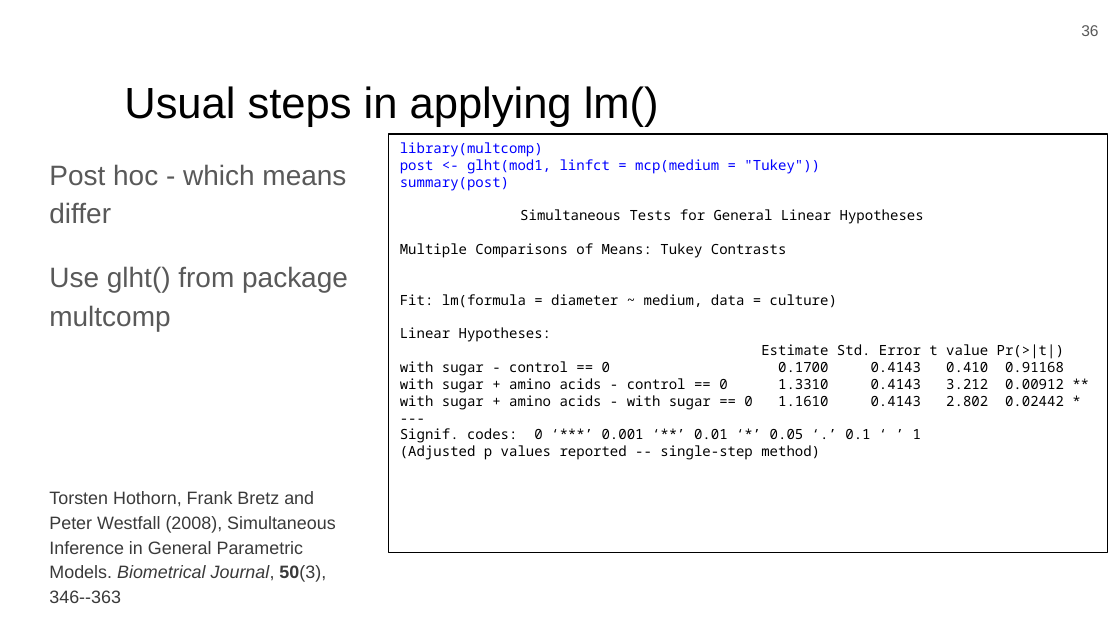
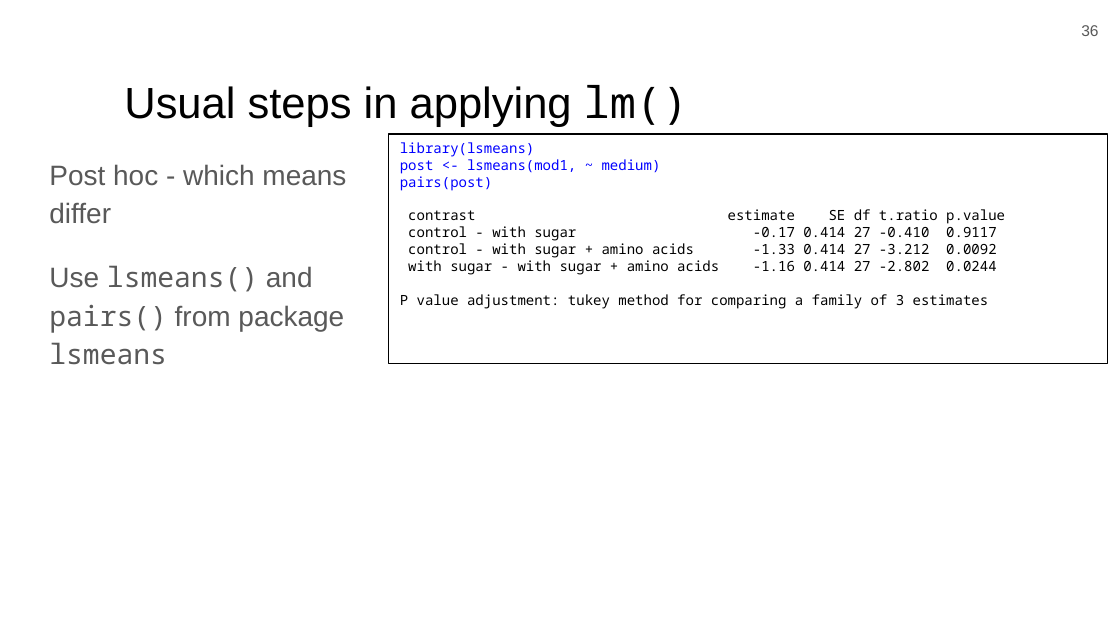
Before and after one commit to 3mmaRand/58I_quant_and_comp_2019, a slide deck: slide 36 of slides/introduction_2019.pptx. Drawn at 1120x630 pixels with LibreOffice and Linux fonts; fonts in the diff are those of the drawing; background and template pictures are left out. Boxes give left, top, right and bottom in pixels: in the first picture for what was removed or moved away, otherwise in the second. Text is boxed around its words. In the diff, an @@ line names an element or a change of style, - is before the commit and + after.

Commit message:
W01 replace glht with lsmeans

```diff
--- a/slides/introduction_2019.pptx
+++ b/slides/introduction_2019.pptx
@@ title "Usual steps in applying lm()" at bbox=[124, 85, 688, 127]: font Arial to Noto Sans Mono in "lm()" @@
@@ rectangle "library(lsmeans)": place and size @@
-rectangle "library(lsmeans)" at bbox=[389, 134, 1108, 553]
+rectangle "library(lsmeans)" at bbox=[389, 134, 1108, 364]
@@ text in rectangle at bbox=[400, 142, 1005, 309]: text changed @@
-library(multcomp)
-post <- glht(mod1, linfct = mcp(medium = "Tukey"))
-summary(post)
-Simultaneous Tests for General Linear Hypotheses
-Multiple Comparisons of Means: Tukey Contrasts
-Fit: lm(formula = diameter ~ medium, data = culture)
-Linear Hypotheses:
-Estimate Std. Error t value Pr(>|t|)
-with sugar - control == 0 0.1700 0.4143 0.410 0.91168
-with sugar + amino acids - control == 0 1.3310 0.4143 3.212 0.00912 **
-with sugar + amino acids - with sugar == 0 1.1610 0.4143 2.802 0.02442 *
----
-Signif. codes: 0 ‘***’ 0.001 ‘**’ 0.01 ‘*’ 0.05 ‘.’ 0.1 ‘ ’ 1
-(Adjusted p values reported -- single-step method)
+library(lsmeans)
+post <- lsmeans(mod1, ~ medium)
+pairs(post)
+contrast estimate SE df t.ratio p.value
+control - with sugar -0.17 0.414 27 -0.410 0.9117
+control - with sugar + amino acids -1.33 0.414 27 -3.212 0.0092
+with sugar - with sugar + amino acids -1.16 0.414 27 -2.802 0.0244
+P value adjustment: tukey method for comparing a family of 3 estimates
@@ text at bbox=[49, 265, 344, 365]: text changed; size 11.5 to 18 pt; font Arial to Noto Sans Mono; text colour #3A3A3A to #595959 @@
-Use glht() from package multcomp
-Torsten Hothorn, Frank Bretz and Peter Westfall (2008), Simultaneous Inference in General Parametric Models. Biometrical Journal, 50(3), 346--363
+Use lsmeans() and pairs() from package lsmeans
```
Also in this commit, not shown: 7 other slides changed, 4 other files.
